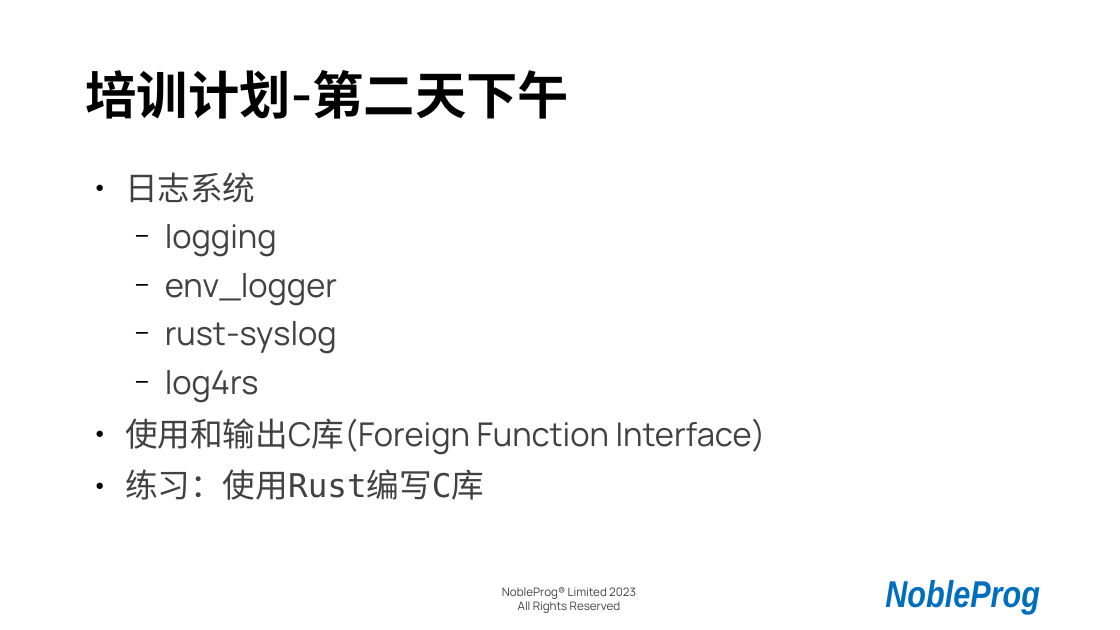
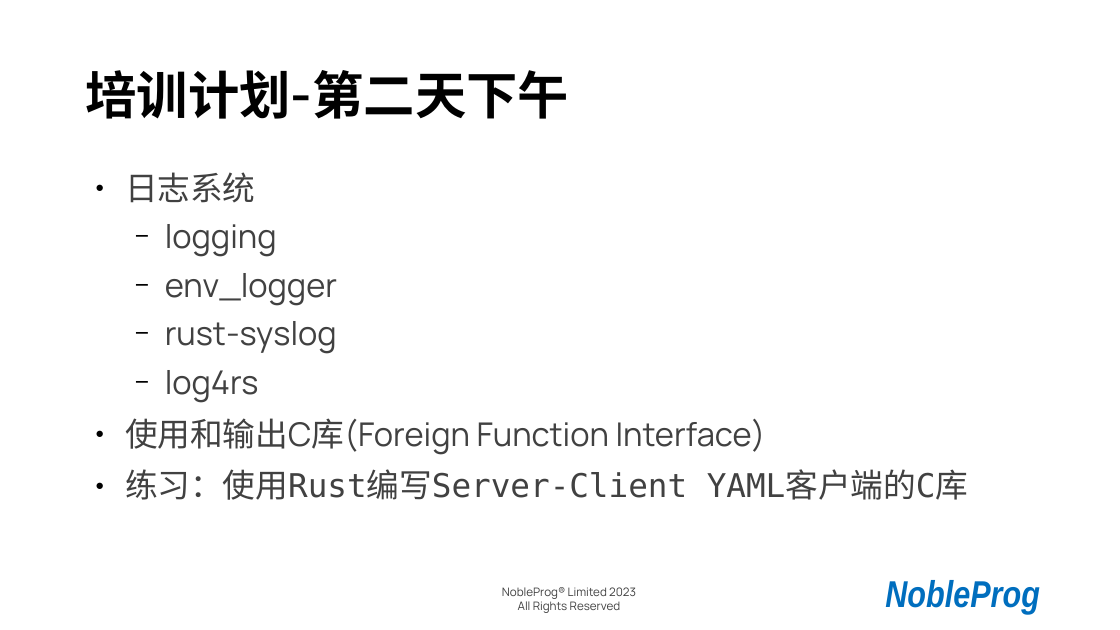
Before and after one commit to cathay4t/rust_training_2023_shanghai, a slide deck: slide 5 of presentation.odp. Drawn at 1120x630 pixels with LibreOffice and Linux fonts; fonts in the diff are those of the drawing; background and template pictures are left out. Boxes give left, top, right and bottom in pixels: in the first picture for what was removed or moved away, otherwise in the second. Text is boxed around its words. In the diff, an @@ line names an element or a change of style, - is before the commit and + after.

```diff
--- a/presentation.odp
+++ b/presentation.odp
@@ text at [125, 469, 968, 500]: text changed @@
-● 练习：使用Rust编写C库
+● 练习：使用Rust编写Server-Client YAML客户端的C库
```
Also in this commit, not shown: 3 other slides changed, 13 slides added, 3 other files.
